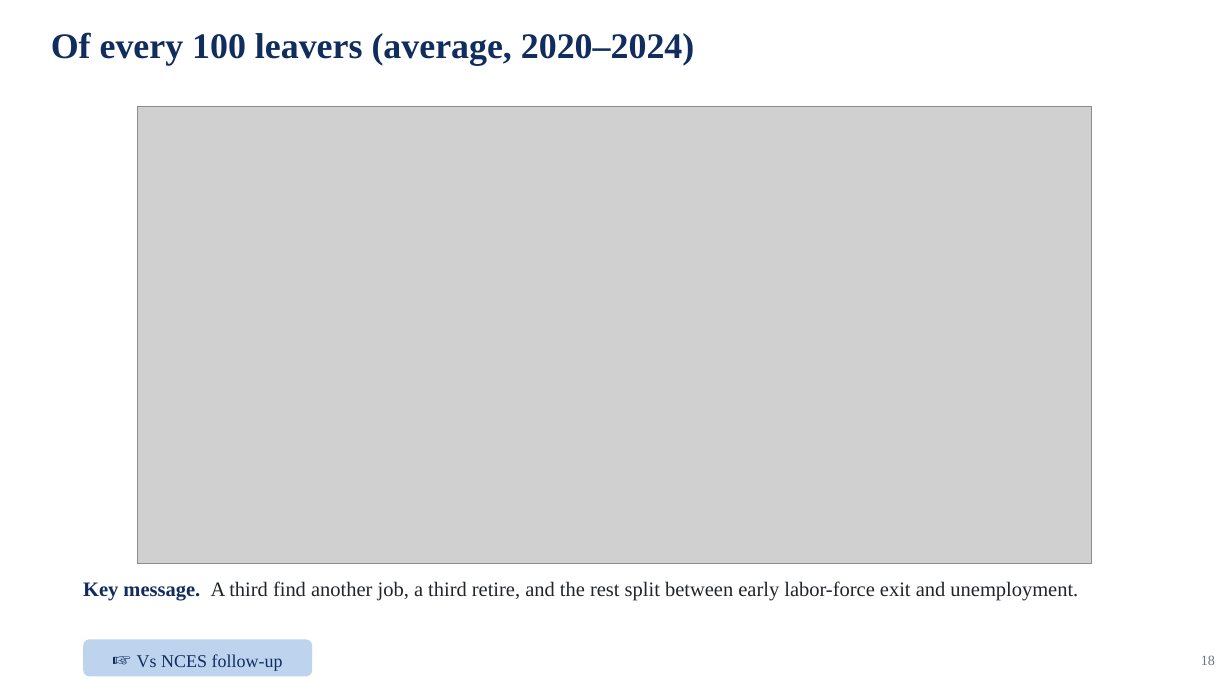
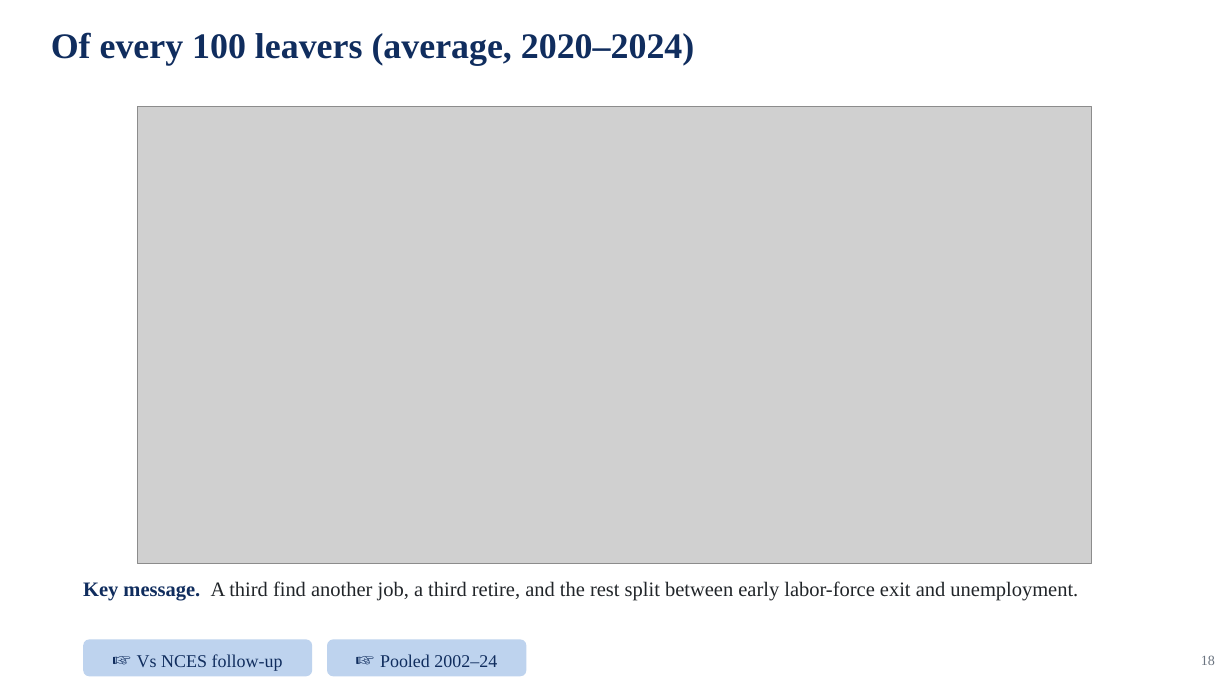
Before and after one commit to jedr1-ship-it/Alternative-Pathways----Quant, a slide deck: slide 18 of report/data_cluster/Proyect_US_cluster.pptx. Drawn at 1232x693 pixels with LibreOffice and Linux fonts; fonts in the diff are those of the drawing; grey boxes stand for pictures. Boxes give left, top, right and bottom in pixels: in the first picture for what was removed or moved away, otherwise in the second. Text is boxed around its words. In the diff, an @@ line names an element or a change of style, - is before the commit and + after.

```diff
--- a/report/data_cluster/Proyect_US_cluster.pptx
+++ b/report/data_cluster/Proyect_US_cluster.pptx
@@ rounded rectangle added at [327,640,527,677], fill #BED3EE, 14 pt, text #102D5E @@
+☞ Pooled 2002–24
```
Also in this commit, not shown: 7 other slides changed, 1 slide added, 8 other files.
